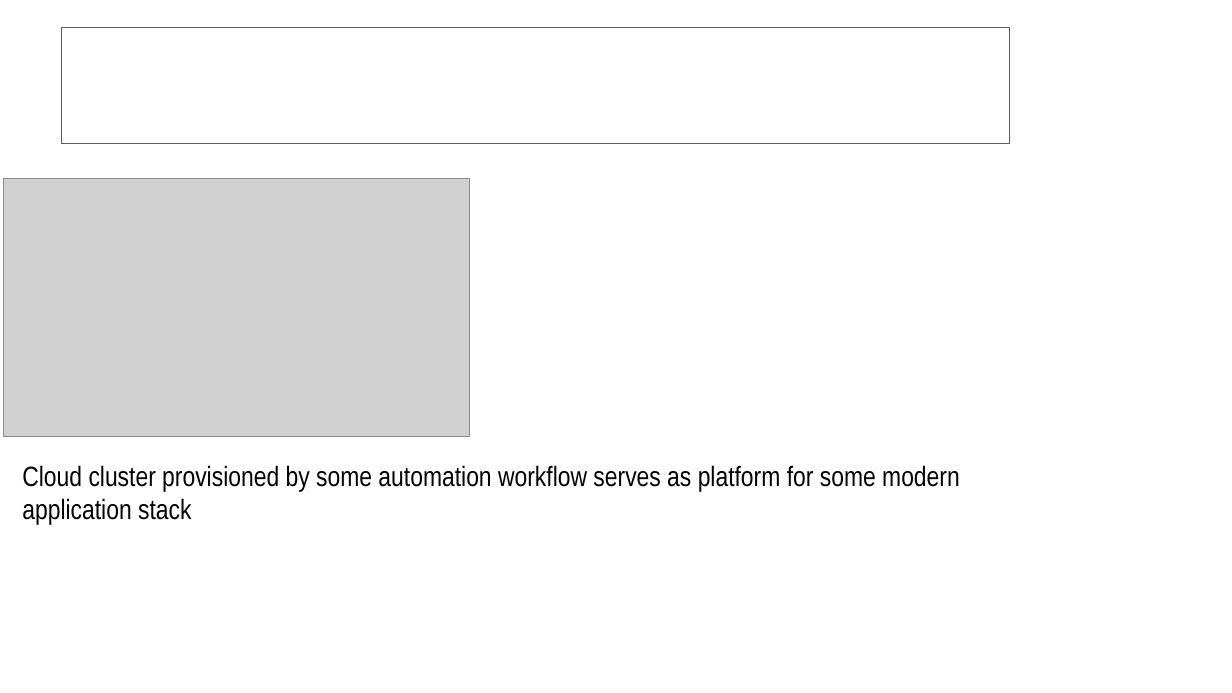
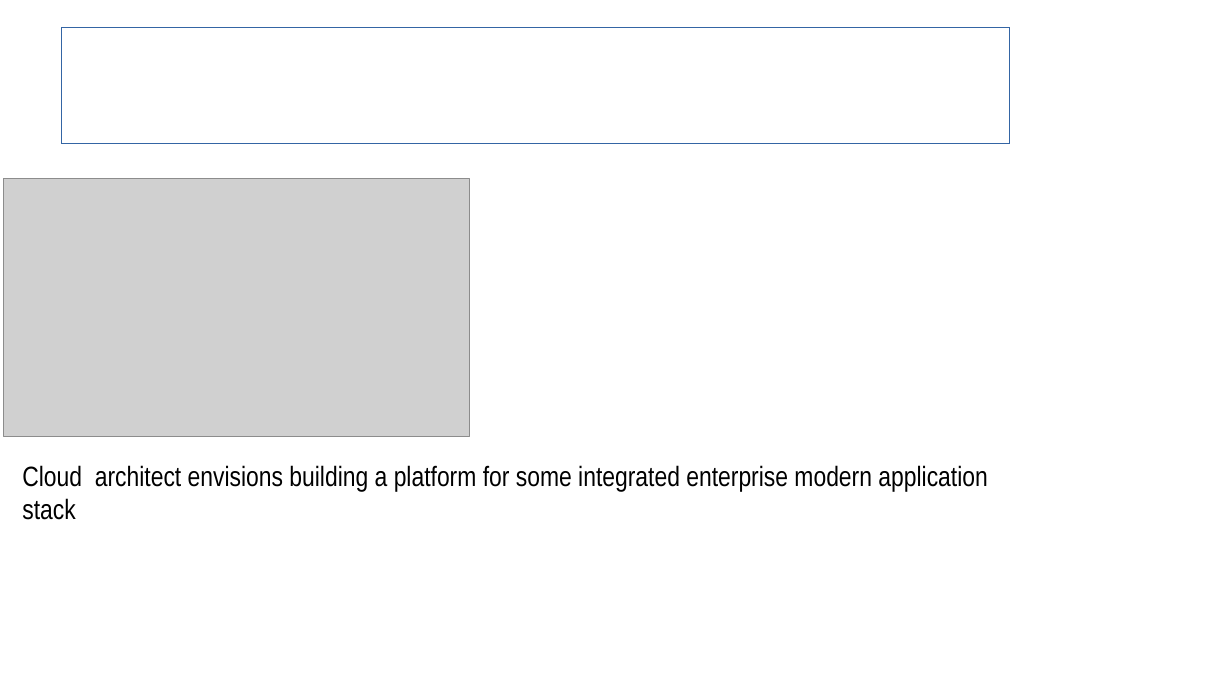
Before and after one commit to sergueik/uru_serverspec, a slide deck: slide 3 of Serverspec Integration in Cloud Provision.odp. Drawn at 1232x693 pixels with LibreOffice and Linux fonts; fonts in the diff are those of the drawing; grey boxes stand for pictures; background and template pictures are left out. Boxes give left, top, right and bottom in pixels: in the first picture for what was removed or moved away, otherwise in the second. Text is boxed around its words. In the diff, an @@ line names an element or a change of style, - is before the commit and + after.

```diff
--- a/Serverspec Integration in Cloud Provision.odp
+++ b/Serverspec Integration in Cloud Provision.odp
@@ text at (22,465,987,520): text changed @@
-Cloud cluster provisioned by some automation workflow serves as platform for some modern application stack
+Cloud architect envisions building a platform for some integrated enterprise modern application stack
```
Also in this commit, not shown: 10 other slides changed, 9 slides added, 1 slide removed, 1 other file.
